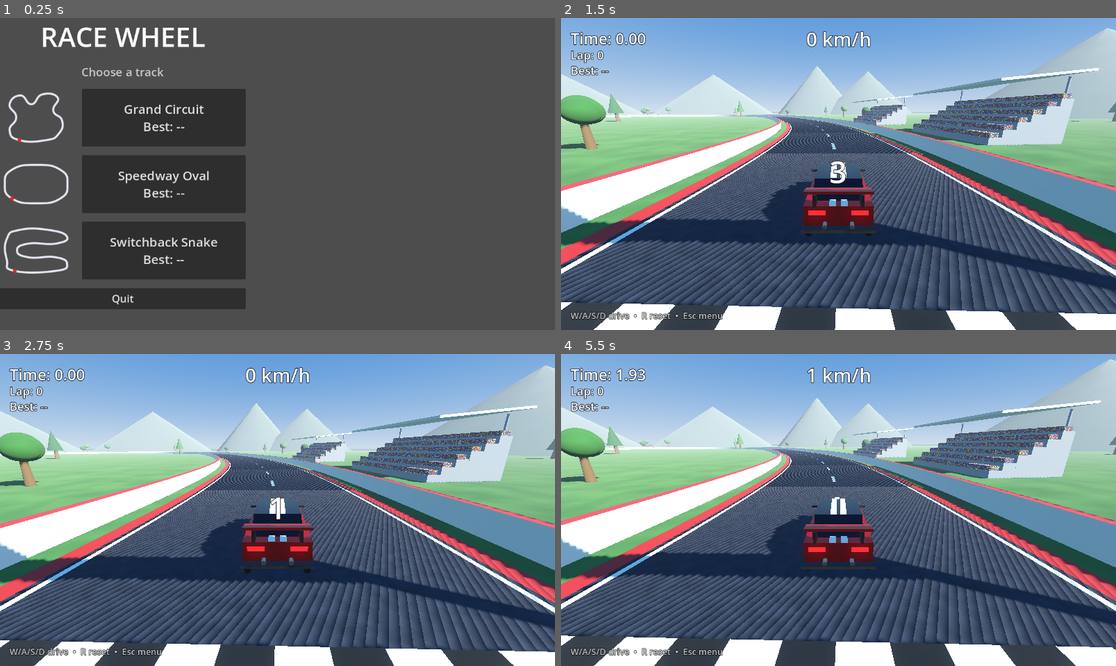
Above: before the commit, frames 1-4 (two rows, left to right).
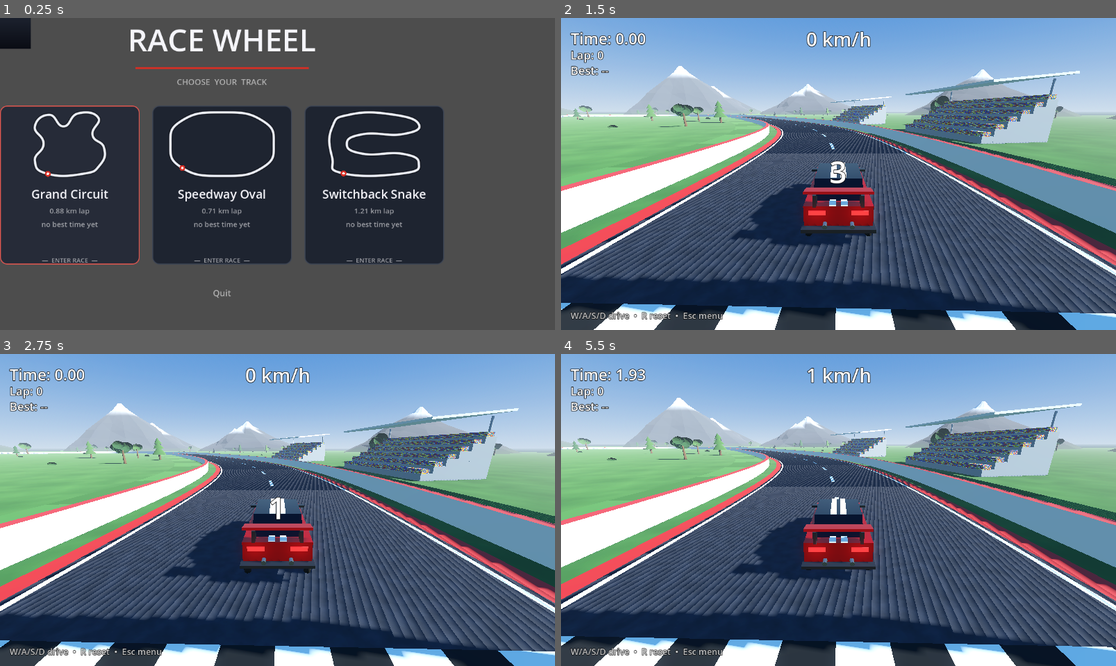
Above: after the commit, the same moments.

Repository: avtandili-babilodze/race_wheel
Game: Godot game, scene res://ui/menu/menu.tscn
Two runs of this game, one before a commit and one after it. Both use one fixed random seed, a clock stepped at 60 frames per second and the inputs below.
Inputs (mouse positions are in pixels of both pictures, inside the frame that each line leads up to):
- Up to frame 1 (0.25 s): no input
- Up to frame 2 (1.5 s): click (727, 117) at 0.5 s, where only the run before the commit has a clickable "Grand Circuit Best: --"; tap Enter at 1.25 s; hold D from 1.28 s (still down); hold R from 1.28 s (still down)
- Up to frame 3 (2.75 s): release D at 2.03 s; release R at 2.03 s; hold S from 2.03 s (still down); tap R at 2.1 s
- Up to frame 4 (5.5 s): release S at 2.78 s; hold D 2.78-3.53 s; hold R 2.78-3.53 s; hold W 3.53-4.28 s; tap R at 3.6, 5.1 s; hold R 4.28-5.03 s; hold A from 4.28 s (still down)

The runs differ from the first frame. In frame 1, 37% of the frame differs, in the area x 0-80%, y 0-94%; in frame 2, 33%; in frame 3, 33%; in frame 4, 33%.

Commit message:
added graphics

Diff:
--- a/race/race.gd
+++ b/race/race.gd
@@ -93,7 +93,7 @@
 	env.glow_bloom = 0.05
 	env.fog_enabled = true
 	env.fog_light_color = Color(0.7, 0.78, 0.88)
-	env.fog_density = 0.0015
+	env.fog_density = 0.001
 	env.fog_sky_affect = 0.0
 
 	var world_env := WorldEnvironment.new()
@@ -110,8 +110,8 @@
 
 	var grass_mat := StandardMaterial3D.new()
 	grass_mat.albedo_texture = _noise_tex(
-		0.01, Color(0.16, 0.32, 0.13), Color(0.25, 0.44, 0.18))
-	grass_mat.uv1_scale = Vector3(60, 60, 1)
+		0.008, Color(0.15, 0.31, 0.12), Color(0.22, 0.4, 0.16))
+	grass_mat.uv1_scale = Vector3(80, 80, 1)
 	grass_mat.roughness = 1.0
 	var ground_mesh := MeshInstance3D.new()
 	var plane := PlaneMesh.new()
@@ -191,6 +191,31 @@
 	wall_col.shape = wall_shape
 	wall_body.add_child(wall_col)
 	add_child(wall_body)
+
+	# Mowed apron outside the walls: alternating stripes of groomed turf.
+	var mow_light := StandardMaterial3D.new()
+	mow_light.albedo_color = Color(0.21, 0.4, 0.16)
+	mow_light.roughness = 1.0
+	mow_light.cull_mode = BaseMaterial3D.CULL_DISABLED
+	var mow_dark := StandardMaterial3D.new()
+	mow_dark.albedo_color = Color(0.16, 0.33, 0.12)
+	mow_dark.roughness = 1.0
+	mow_dark.cull_mode = BaseMaterial3D.CULL_DISABLED
+	var tris_light := PackedVector3Array()
+	var tris_dark := PackedVector3Array()
+	for side: float in [-1.0, 1.0]:
+		var inner := _rail(xfs, side * (half + 1.8), 0.02)
+		var outer := _rail(xfs, side * (half + 7.8), 0.02)
+		for i in inner.size() - 1:
+			var quad := PackedVector3Array([
+				inner[i], outer[i], outer[i + 1],
+				inner[i], outer[i + 1], inner[i + 1]])
+			if (i / 6) % 2 == 0:
+				tris_light.append_array(quad)
+			else:
+				tris_dark.append_array(quad)
+	_add_ribbon(tris_light, mow_light)
+	_add_ribbon(tris_dark, mow_dark)
 
 	_build_gantry()
 
@@ -308,7 +333,7 @@
 	# reads as a crowd of spectators from a distance.
 	var noise := FastNoiseLite.new()
 	noise.noise_type = FastNoiseLite.TYPE_CELLULAR
-	noise.frequency = 0.25
+	noise.frequency = 0.1
 	var tex := NoiseTexture2D.new()
 	tex.noise = noise
 	tex.width = 256
@@ -357,6 +382,97 @@
 	_build_grandstands()
 	_build_mountains()
 	_build_trees()
+	_build_bushes()
+
+# Flat-shaded, noise-jittered sphere (subdivided octahedron) — the building
+# block for foliage and bushes. Unit radius; scale per instance.
+func _octa_tris(levels: int) -> Array:
+	var verts := [
+		Vector3(1, 0, 0), Vector3(-1, 0, 0), Vector3(0, 1, 0),
+		Vector3(0, -1, 0), Vector3(0, 0, 1), Vector3(0, 0, -1)]
+	var faces := [
+		[2, 4, 0], [2, 0, 5], [2, 5, 1], [2, 1, 4],
+		[3, 0, 4], [3, 5, 0], [3, 1, 5], [3, 4, 1]]
+	var tris := []
+	for f in faces:
+		tris.append([verts[f[0]], verts[f[1]], verts[f[2]]])
+	for l in levels:
+		var out := []
+		for t in tris:
+			var a: Vector3 = t[0]
+			var b: Vector3 = t[1]
+			var c: Vector3 = t[2]
+			var ab := ((a + b) / 2.0).normalized()
+			var bc := ((b + c) / 2.0).normalized()
+			var ca := ((c + a) / 2.0).normalized()
+			out.append([a, ab, ca])
+			out.append([ab, b, bc])
+			out.append([ca, bc, c])
+			out.append([ab, bc, ca])
+		tris = out
+	return tris
+
+func _blob_mesh(seed_val: int, jitter: float) -> ArrayMesh:
+	# Jitter comes from world-position noise, so shared edge vertices
+	# displace identically and the surface stays crack-free.
+	var noise := FastNoiseLite.new()
+	noise.seed = seed_val
+	var st := SurfaceTool.new()
+	st.begin(Mesh.PRIMITIVE_TRIANGLES)
+	st.set_smooth_group(-1)
+	for t in _octa_tris(2):
+		for v: Vector3 in t:
+			var r := 1.0 + noise.get_noise_3d(v.x * 40.0, v.y * 40.0, v.z * 40.0) * jitter
+			st.add_vertex(v * r)
+	st.generate_normals()
+	return st.commit()
+
+# Craggy flat-shaded peak with height-based vertex colours: grassy foot,
+# rocky slopes, noisy snow line. Unit height/radius; scaled per instance.
+func _mountain_mesh(seed_val: int) -> ArrayMesh:
+	var noise := FastNoiseLite.new()
+	noise.seed = seed_val
+	var rings := 7
+	var sectors := 16
+	var grid: Array[PackedVector3Array] = []
+	var cols: Array[PackedColorArray] = []
+	for r in rings + 1:
+		var t := float(r) / rings
+		var ring_pts := PackedVector3Array()
+		var ring_cols := PackedColorArray()
+		for s in sectors + 1:
+			var ang := TAU * (s % sectors) / sectors
+			var n := noise.get_noise_3d(cos(ang) * 40.0, t * 55.0, sin(ang) * 40.0)
+			var radius := maxf(pow(1.0 - t, 1.15), 0.02) \
+				* (1.0 + n * 0.5 * (1.0 - t * 0.5))
+			var h := t + n * 0.1 * (1.0 - t)
+			ring_pts.append(Vector3(cos(ang) * radius, h, sin(ang) * radius))
+			var c: Color
+			if t < 0.1:
+				c = Color(0.16, 0.24, 0.15)
+			elif h > 0.74 + n * 0.14:
+				c = Color(0.88, 0.9, 0.94)
+			else:
+				c = Color(0.19, 0.21, 0.25).lerp(
+					Color(0.11, 0.13, 0.17), n * 0.5 + 0.5)
+			ring_cols.append(c)
+		grid.append(ring_pts)
+		cols.append(ring_cols)
+
+	var st := SurfaceTool.new()
+	st.begin(Mesh.PRIMITIVE_TRIANGLES)
+	st.set_smooth_group(-1)
+	for r in rings:
+		for s in sectors:
+			var idx := [[r, s], [r, s + 1], [r + 1, s + 1], [r + 1, s]]
+			for tri in [[0, 1, 2], [0, 2, 3]]:
+				for k: int in tri:
+					var rr: int = idx[k][0]
+					var ss: int = idx[k][1]
+					st.set_color(cols[rr][ss])
+					st.add_vertex(grid[rr][ss])
+	st.generate_normals()
+	return st.commit()
 
 func _build_grandstands() -> void:
 	var frame_mat := StandardMaterial3D.new()
@@ -438,57 +554,76 @@
 	var rng := RandomNumberGenerator.new()
 	rng.seed = 7
 	var mat := StandardMaterial3D.new()
-	mat.albedo_color = Color(0.27, 0.35, 0.33)
+	mat.vertex_color_use_as_albedo = true
 	mat.roughness = 1.0
-	for i in 14:
-		var angle := TAU * i / 14 + rng.randf_range(-0.15, 0.15)
-		var r := rng.randf_range(300.0, 350.0)
-		var mountain := MeshInstance3D.new()
-		var cone := CylinderMesh.new()
-		cone.top_radius = 0.0
-		cone.bottom_radius = rng.randf_range(55.0, 95.0)
-		cone.height = rng.randf_range(40.0, 75.0)
-		cone.radial_segments = 9
-		mountain.mesh = cone
-		mountain.material_override = mat
-		mountain.position = Vector3(
-			cos(angle) * r, cone.height / 2.0 - 2.0, sin(angle) * r)
-		mountain.rotation.y = rng.randf() * TAU
-		add_child(mountain)
+	var variants: Array[ArrayMesh] = []
+	for v in 4:
+		variants.append(_mountain_mesh(rng.randi()))
+	# Nine sites around the horizon, each a small range of 1-3 peaks.
+	for i in 9:
+		var angle := TAU * i / 9 + rng.randf_range(-0.12, 0.12)
+		var r := rng.randf_range(300.0, 345.0)
+		var base := Vector3(cos(angle) * r, 0, sin(angle) * r)
+		var tangent := Vector3(-sin(angle), 0, cos(angle))
+		var peaks := 1 + rng.randi() % 3
+		for p in peaks:
+			var mi := MeshInstance3D.new()
+			mi.mesh = variants[rng.randi() % variants.size()]
+			mi.material_override = mat
+			var height := rng.randf_range(45.0, 80.0)
+			if p > 0:
+				height *= rng.randf_range(0.5, 0.75)
+			var spread := rng.randf_range(1.3, 1.9)
+			mi.scale = Vector3(height * spread, height, height * spread)
+			var slide := 0.0
+			if p > 0:
+				slide = rng.randf_range(-1.6, 1.6) * height
+			mi.position = base + tangent * slide + Vector3(0, -1.5, 0)
+			mi.rotation.y = rng.randf() * TAU
+			add_child(mi)
 
 func _build_trees() -> void:
 	var trunk_mat := StandardMaterial3D.new()
-	trunk_mat.albedo_color = Color(0.4, 0.28, 0.15)
+	trunk_mat.albedo_color = Color(0.35, 0.25, 0.16)
 	trunk_mat.roughness = 1.0
 
 	var greens: Array[StandardMaterial3D] = []
-	for c in [Color(0.09, 0.29, 0.1), Color(0.14, 0.37, 0.11), Color(0.21, 0.42, 0.14)]:
+	for c in [Color(0.13, 0.30, 0.10), Color(0.18, 0.36, 0.12),
+			Color(0.24, 0.42, 0.14), Color(0.10, 0.26, 0.11)]:
 		var m := StandardMaterial3D.new()
 		m.albedo_color = c
 		m.roughness = 1.0
 		greens.append(m)
 
-	var trunk_mesh := CylinderMesh.new()
-	trunk_mesh.top_radius = 0.3
-	trunk_mesh.bottom_radius = 0.45
-	trunk_mesh.height = 3.0
-	var blob_mesh := SphereMesh.new()
-	blob_mesh.radius = 1.8
-	blob_mesh.height = 3.2
-	var pine_mesh := CylinderMesh.new()
-	pine_mesh.top_radius = 0.0
-	pine_mesh.bottom_radius = 1.6
-	pine_mesh.height = 5.0
-	pine_mesh.radial_segments = 8
-
 	var rng := RandomNumberGenerator.new()
 	rng.seed = 42
+
+	var blob_variants: Array[ArrayMesh] = []
+	for v in 4:
+		blob_variants.append(_blob_mesh(rng.randi(), 0.22))
+
+	var trunk_mesh := CylinderMesh.new()
+	trunk_mesh.top_radius = 0.18
+	trunk_mesh.bottom_radius = 0.32
+	trunk_mesh.height = 3.4
+	trunk_mesh.radial_segments = 7
+
+	var pine_meshes: Array[CylinderMesh] = []
+	for pr in [[1.7, 2.2], [1.3, 1.8], [0.9, 1.5]]:
+		var cone := CylinderMesh.new()
+		cone.top_radius = 0.0
+		cone.bottom_radius = pr[0]
+		cone.height = pr[1]
+		cone.radial_segments = 7
+		pine_meshes.append(cone)
+	var pine_lift := [0.0, 1.3, 2.5]
+
 	var placed := 0
 	var attempts := 0
 	while placed < 70 and attempts < 500:
 		attempts += 1
 		var pos := Vector3(rng.randf_range(-240, 240), 0, rng.randf_range(-240, 240))
-		if _distance_to_track(pos) < TRACK_WIDTH / 2.0 + 6.0:
+		if _distance_to_track(pos) < TRACK_WIDTH / 2.0 + 10.0:
 			continue
 		var near_stand := false
 		for s in _stand_spots:
@@ -498,37 +633,85 @@
 		if near_stand:
 			continue
 		placed += 1
-		var scale_factor := rng.randf_range(0.8, 1.6)
-		var leaf_mat: StandardMaterial3D = greens[rng.randi() % greens.size()]
+		var sf := rng.randf_range(0.8, 1.5)
+		var leaf: StandardMaterial3D = greens[rng.randi() % greens.size()]
+
+		# Slight lean and non-uniform scale so no two trees match.
+		var tree := Node3D.new()
+		tree.position = pos
+		tree.rotation_degrees = Vector3(
+			rng.randf_range(-3, 3), rng.randf() * 360.0, rng.randf_range(-3, 3))
+		tree.scale = Vector3(
+			sf * rng.randf_range(0.9, 1.1), sf, sf * rng.randf_range(0.9, 1.1))
+		add_child(tree)
 
 		var trunk := MeshInstance3D.new()
 		trunk.mesh = trunk_mesh
 		trunk.material_override = trunk_mat
-		trunk.position = pos + Vector3(0, 1.5 * scale_factor, 0)
-		trunk.scale = Vector3.ONE * scale_factor
-		add_child(trunk)
-
-		if rng.randf() < 0.3:
-			# Pine: a single tall cone.
-			var pine := MeshInstance3D.new()
-			pine.mesh = pine_mesh
-			pine.material_override = leaf_mat
-			pine.position = pos + Vector3(0, 4.6 * scale_factor, 0)
-			pine.scale = Vector3.ONE * scale_factor
-			add_child(pine)
+		trunk.position = Vector3(0, 1.7, 0)
+		tree.add_child(trunk)
+
+		if rng.randf() < 0.35:
+			# Pine: three stacked cones.
+			for c in 3:
+				var cone := MeshInstance3D.new()
+				cone.mesh = pine_meshes[c]
+				cone.material_override = leaf
+				cone.position = Vector3(0, 2.6 + pine_lift[c], 0)
+				tree.add_child(cone)
 		else:
-			# Deciduous: a cluster of 2-3 offset blobs.
-			var blobs := 2 + (rng.randi() % 2)
+			# Deciduous: a crown of jittered low-poly blobs.
+			var blobs := 3 + (rng.randi() % 2)
 			for b in blobs:
 				var blob := MeshInstance3D.new()
-				blob.mesh = blob_mesh
-				blob.material_override = leaf_mat
-				var jitter := Vector3(
-					rng.randf_range(-0.7, 0.7), rng.randf_range(-0.3, 0.5),
-					rng.randf_range(-0.7, 0.7)) * scale_factor
-				blob.position = pos + Vector3(0, 4.0 * scale_factor, 0) + jitter
-				blob.scale = Vector3.ONE * scale_factor * rng.randf_range(0.7, 1.0)
-				add_child(blob)
+				blob.mesh = blob_variants[rng.randi() % blob_variants.size()]
+				blob.material_override = leaf
+				var br := rng.randf_range(1.5, 2.0) if b == 0 \
+					else rng.randf_range(1.0, 1.5)
+				var off := Vector3.ZERO
+				if b > 0:
+					off = Vector3(rng.randf_range(-1.1, 1.1),
+						rng.randf_range(-0.5, 0.6), rng.randf_range(-1.1, 1.1))
+				blob.position = Vector3(0, 4.1, 0) + off
+				blob.scale = Vector3(br, br * 0.82, br)
+				blob.rotation.y = rng.randf() * TAU
+				tree.add_child(blob)
+
+func _build_bushes() -> void:
+	var rng := RandomNumberGenerator.new()
+	rng.seed = 99
+	var mats: Array[StandardMaterial3D] = []
+	for c in [Color(0.12, 0.28, 0.10), Color(0.17, 0.33, 0.12)]:
+		var m := StandardMaterial3D.new()
+		m.albedo_color = c
+		m.roughness = 1.0
+		mats.append(m)
+	var variants: Array[ArrayMesh] = []
+	for v in 3:
+		variants.append(_blob_mesh(rng.randi(), 0.3))
+	var placed := 0
+	var attempts := 0
+	while placed < 90 and attempts < 600:
+		attempts += 1
+		var pos := Vector3(rng.randf_range(-230, 230), 0, rng.randf_range(-230, 230))
+		if _distance_to_track(pos) < TRACK_WIDTH / 2.0 + 8.5:
+			continue
+		var near_stand := false
+		for s in _stand_spots:
+			if pos.distance_to(s) < 16.0:
+				near_stand = true
+				break
+		if near_stand:
+			continue
+		placed += 1
+		var bush := MeshInstance3D.new()
+		bush.mesh = variants[rng.randi() % variants.size()]
+		bush.material_override = mats[rng.randi() % mats.size()]
+		var s := rng.randf_range(0.5, 1.3)
+		bush.scale = Vector3(s, s * 0.55, s)
+		bush.position = pos + Vector3(0, s * 0.3, 0)
+		bush.rotation.y = rng.randf() * TAU
+		add_child(bush)
 
 func _build_checkpoints() -> void:
 	var checkpoint_script := load("res://race/checkpoint.gd")
--- a/race/track_data.gd
+++ b/race/track_data.gd
@@ -1,4 +1,19 @@
 class_name TrackData
+
+# Smooths a track's control points into a closed Curve2D (Catmull-Rom style
+# tangents, first point repeated to close the loop). Used by the menu for
+# previews and length display; the race scene builds the same shape in 3D.
+static func build_curve2d(points: Array) -> Curve2D:
+	var curve := Curve2D.new()
+	var n := points.size()
+	for i in n + 1:
+		var p: Vector2 = points[i % n]
+		var prev: Vector2 = points[(i - 1 + n) % n]
+		var next: Vector2 = points[(i + 1) % n]
+		var tangent := (next - prev) * 0.25
+		curve.add_point(p, -tangent, tangent)
+	curve.bake_interval = 4.0
+	return curve
 
 # Each track is a closed circuit defined by centerline control points (x, z),
 # smoothed into a curve at build time. Start/finish is at the first point,
--- a/ui/menu/menu.gd
+++ b/ui/menu/menu.gd
@@ -1,4 +1,8 @@
 extends Control
+
+const ACCENT := Color(0.85, 0.18, 0.14)
+const GOLD := Color(0.95, 0.78, 0.3)
+const TEXT_DIM := Color(1, 1, 1, 0.55)
 
 # Draws the smoothed outline of a track, scaled to fit its box.
 class TrackPreview:
@@ -7,24 +11,15 @@
 
 	func _init(track_points: Array) -> void:
 		points = track_points
-		custom_minimum_size = Vector2(150, 120)
+		custom_minimum_size = Vector2(230, 160)
+		mouse_filter = Control.MOUSE_FILTER_IGNORE
 
 	func _draw() -> void:
-		var curve := Curve2D.new()
-		var n := points.size()
-		for i in n + 1:
-			var p: Vector2 = points[i % n]
-			var prev: Vector2 = points[(i - 1 + n) % n]
-			var next: Vector2 = points[(i + 1) % n]
-			var tangent := (next - prev) * 0.25
-			curve.add_point(p, -tangent, tangent)
-		curve.bake_interval = 4.0
-		var baked := curve.get_baked_points()
-
+		var baked := TrackData.build_curve2d(points).get_baked_points()
 		var bounds := Rect2(baked[0], Vector2.ZERO)
 		for p in baked:
 			bounds = bounds.expand(p)
-		var margin := 10.0
+		var margin := 14.0
 		var scale_factor: float = minf(
 			(size.x - margin * 2) / bounds.size.x,
 			(size.y - margin * 2) / bounds.size.y)
@@ -34,15 +29,25 @@
 		for p in baked:
 			screen_pts.append(p * scale_factor + offset)
 		screen_pts.append(screen_pts[0])
-		draw_polyline(screen_pts, Color(0.9, 0.9, 0.95), 3.0, true)
-		# Start/finish marker.
-		draw_circle(screen_pts[0], 4.0, Color(0.9, 0.15, 0.15))
+		# Soft shadow pass, then the line itself.
+		draw_polyline(screen_pts, Color(0, 0, 0, 0.4), 7.0, true)
+		draw_polyline(screen_pts, Color(0.93, 0.94, 0.97), 3.5, true)
+		draw_circle(screen_pts[0], 6.0, Color(0.85, 0.18, 0.14))
+		draw_circle(screen_pts[0], 2.6, Color.WHITE)
 
 func _ready() -> void:
 	set_anchors_preset(Control.PRESET_FULL_RECT)
 
-	var bg := ColorRect.new()
-	bg.color = Color(0.08, 0.1, 0.14)
+	var gradient := Gradient.new()
+	gradient.set_color(0, Color(0.11, 0.13, 0.18))
+	gradient.set_color(1, Color(0.04, 0.05, 0.08))
+	var bg_tex := GradientTexture2D.new()
+	bg_tex.gradient = gradient
+	bg_tex.fill_from = Vector2(0, 0)
+	bg_tex.fill_to = Vector2(0, 1)
+	var bg := TextureRect.new()
+	bg.texture = bg_tex
+	bg.stretch_mode = TextureRect.STRETCH_SCALE
 	bg.set_anchors_preset(Control.PRESET_FULL_RECT)
 	add_child(bg)
 
@@ -51,46 +56,132 @@
 	add_child(center)
 
 	var vbox := VBoxContainer.new()
-	vbox.add_theme_constant_override("separation", 18)
+	vbox.add_theme_constant_override("separation", 14)
 	center.add_child(vbox)
 
 	var title := Label.new()
 	title.text = "RACE WHEEL"
-	title.add_theme_font_size_override("font_size", 56)
+	title.add_theme_font_size_override("font_size", 64)
+	title.add_theme_color_override("font_color", Color(0.96, 0.96, 0.98))
 	title.horizontal_alignment = HORIZONTAL_ALIGNMENT_CENTER
 	vbox.add_child(title)
 
+	var accent := ColorRect.new()
+	accent.color = ACCENT
+	accent.custom_minimum_size = Vector2(360, 4)
+	accent.size_flags_horizontal = Control.SIZE_SHRINK_CENTER
+	vbox.add_child(accent)
+
 	var subtitle := Label.new()
-	subtitle.text = "Choose a track"
-	subtitle.add_theme_font_size_override("font_size", 24)
+	subtitle.text = "CHOOSE  YOUR  TRACK"
+	subtitle.add_theme_font_size_override("font_size", 17)
+	subtitle.add_theme_color_override("font_color", TEXT_DIM)
 	subtitle.horizontal_alignment = HORIZONTAL_ALIGNMENT_CENTER
-	subtitle.modulate = Color(1, 1, 1, 0.7)
 	vbox.add_child(subtitle)
 
+	var spacer := Control.new()
+	spacer.custom_minimum_size = Vector2(0, 10)
+	vbox.add_child(spacer)
+
+	var cards := HBoxContainer.new()
+	cards.add_theme_constant_override("separation", 26)
+	cards.alignment = BoxContainer.ALIGNMENT_CENTER
+	vbox.add_child(cards)
+
+	var first_card: Button
 	for i in TrackData.TRACKS.size():
-		var track: Dictionary = TrackData.TRACKS[i]
-		var row := HBoxContainer.new()
-		row.add_theme_constant_override("separation", 20)
-		vbox.add_child(row)
+		var card := _make_card(i)
+		cards.add_child(card)
+		if i == 0:
+			first_card = card
 
-		row.add_child(TrackPreview.new(track.points))
-
-		var button := Button.new()
-		var best: float = RaceManager.best_time_for(i)
-		var best_text := "--" if best == INF else "%.2f s" % best
-		button.text = "%s\nBest: %s" % [track.name, best_text]
-		button.add_theme_font_size_override("font_size", 26)
-		button.custom_minimum_size = Vector2(340, 100)
-		button.size_flags_vertical = Control.SIZE_EXPAND_FILL
-		button.pressed.connect(_start_track.bind(i))
-		row.add_child(button)
+	var spacer2 := Control.new()
+	spacer2.custom_minimum_size = Vector2(0, 14)
+	vbox.add_child(spacer2)
 
 	var quit := Button.new()
 	quit.text = "Quit"
-	quit.add_theme_font_size_override("font_size", 22)
-	quit.custom_minimum_size = Vector2(0, 44)
+	quit.flat = true
+	quit.add_theme_font_size_override("font_size", 18)
+	quit.add_theme_color_override("font_color", TEXT_DIM)
+	quit.size_flags_horizontal = Control.SIZE_SHRINK_CENTER
 	quit.pressed.connect(func() -> void: get_tree().quit())
 	vbox.add_child(quit)
+
+	first_card.grab_focus()
+
+func _card_style(border: Color, bg: Color) -> StyleBoxFlat:
+	var style := StyleBoxFlat.new()
+	style.bg_color = bg
+	style.border_color = border
+	style.set_border_width_all(2)
+	style.set_corner_radius_all(14)
+	style.set_content_margin_all(18)
+	return style
+
+func _make_card(index: int) -> Button:
+	var track: Dictionary = TrackData.TRACKS[index]
+
+	var card := Button.new()
+	card.custom_minimum_size = Vector2(290, 330)
+	card.add_theme_stylebox_override("normal",
+		_card_style(Color(0.24, 0.27, 0.33), Color(0.12, 0.14, 0.19)))
+	card.add_theme_stylebox_override("hover",
+		_card_style(ACCENT, Color(0.15, 0.17, 0.22)))
+	card.add_theme_stylebox_override("pressed",
+		_card_style(ACCENT, Color(0.09, 0.1, 0.14)))
+	card.add_theme_stylebox_override("focus",
+		_card_style(ACCENT.lightened(0.2), Color(0.15, 0.17, 0.22)))
+	card.pressed.connect(_start_track.bind(index))
+
+	var content := VBoxContainer.new()
+	content.set_anchors_preset(Control.PRESET_FULL_RECT)
+	content.add_theme_constant_override("separation", 6)
+	content.mouse_filter = Control.MOUSE_FILTER_IGNORE
+	card.add_child(content)
+
+	content.add_child(TrackPreview.new(track.points))
+
+	var name_label := Label.new()
+	name_label.text = track.name
+	name_label.add_theme_font_size_override("font_size", 25)
+	name_label.add_theme_color_override("font_color", Color(0.96, 0.96, 0.98))
+	name_label.horizontal_alignment = HORIZONTAL_ALIGNMENT_CENTER
+	content.add_child(name_label)
+
+	var length_m := TrackData.build_curve2d(track.points).get_baked_length()
+	var length_label := Label.new()
+	length_label.text = "%.2f km lap" % (length_m / 1000.0)
+	length_label.add_theme_font_size_override("font_size", 15)
+	length_label.add_theme_color_override("font_color", TEXT_DIM)
+	length_label.horizontal_alignment = HORIZONTAL_ALIGNMENT_CENTER
+	content.add_child(length_label)
+
+	var best := RaceManager.best_time_for(index)
+	var best_label := Label.new()
+	if best == INF:
+		best_label.text = "no best time yet"
+		best_label.add_theme_color_override("font_color", TEXT_DIM)
+	else:
+		best_label.text = "best  %.2f s" % best
+		best_label.add_theme_color_override("font_color", GOLD)
+	best_label.add_theme_font_size_override("font_size", 15)
+	best_label.horizontal_alignment = HORIZONTAL_ALIGNMENT_CENTER
+	content.add_child(best_label)
+
+	var filler := Control.new()
+	filler.size_flags_vertical = Control.SIZE_EXPAND_FILL
+	filler.mouse_filter = Control.MOUSE_FILTER_IGNORE
+	content.add_child(filler)
+
+	var cta := Label.new()
+	cta.text = "—  ENTER RACE  —"
+	cta.add_theme_font_size_override("font_size", 13)
+	cta.add_theme_color_override("font_color", TEXT_DIM)
+	cta.horizontal_alignment = HORIZONTAL_ALIGNMENT_CENTER
+	content.add_child(cta)
+
+	return card
 
 func _start_track(index: int) -> void:
 	RaceManager.select_track(index)
